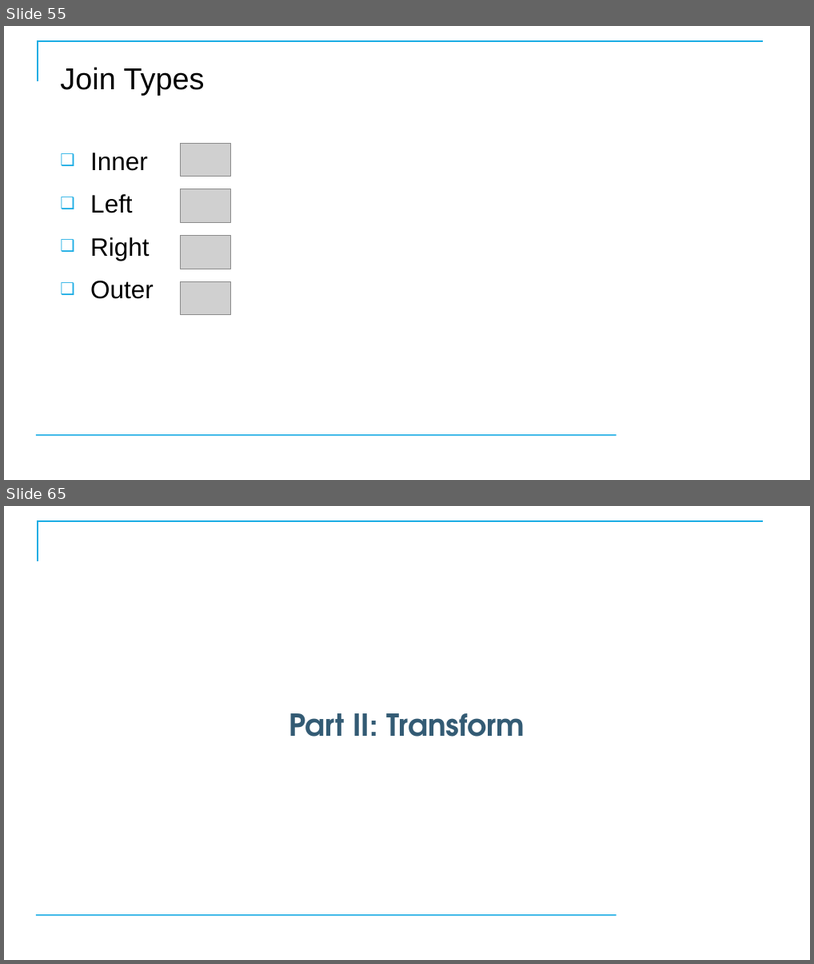
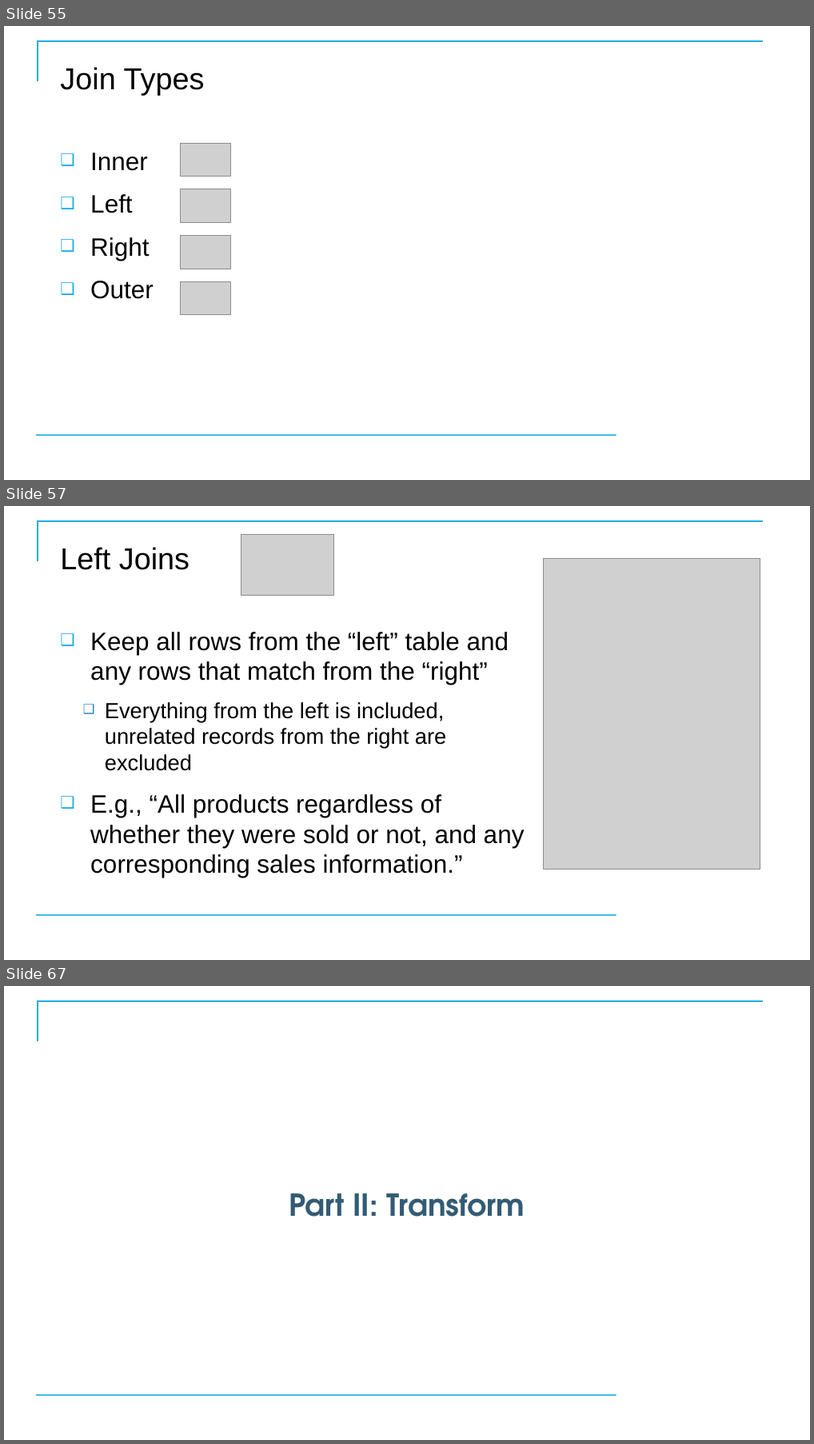
Before and after one commit to CostelloTechnicalConsulting/XTBP10---Tableau-Prep-Introduction, a slide deck: ppt/TableauPrepBuilderIntroV1_1.pptx. Shown one above the other, each under a label of ours: slides 55 and 65 before the commit, slides 55, 57 and 67 after it; the slides between them are not shown. The pictures are 814x964 and 814x1444 pixels, drawn with LibreOffice and Linux fonts; fonts in the diff are those of the drawing; grey boxes stand for pictures; background and template pictures are left out. Boxes give left, top, right and bottom in pixels: in the first picture for what was removed or moved away, otherwise in the second. Text is boxed around its words. In the diff, an @@ line names an element or a change of style, - is before the commit and + after.

```diff
--- a/ppt/TableauPrepBuilderIntroV1_1.pptx
+++ b/ppt/TableauPrepBuilderIntroV1_1.pptx
@@ slide 57 added at box(4, 506, 810, 960), background #FFFFFF; not listed: 2 template elements that a slide beside it also shows @@
@@ title added at box(60, 547, 190, 570), 36 pt, text #000000 @@
+Left Joins
@@ picture added at box(241, 535, 334, 596) @@
@@ picture added at box(544, 558, 760, 869) @@
@@ text added at box(90, 632, 525, 877), 30 pt, text #000000 @@
+❑ Keep all rows from the “left” table and any rows that match from the “right”
+  ❑ Everything from the left is included, unrelated records from the right are excluded
+❑ E.g., “All products regardless of whether they were sold or not, and any corresponding sales information.”
@@ what was slide 65 is now slide 67 @@
```
Also in this commit, not shown: 4 slides changed, 6 other slides added, 5 slides removed, 8 other files.
